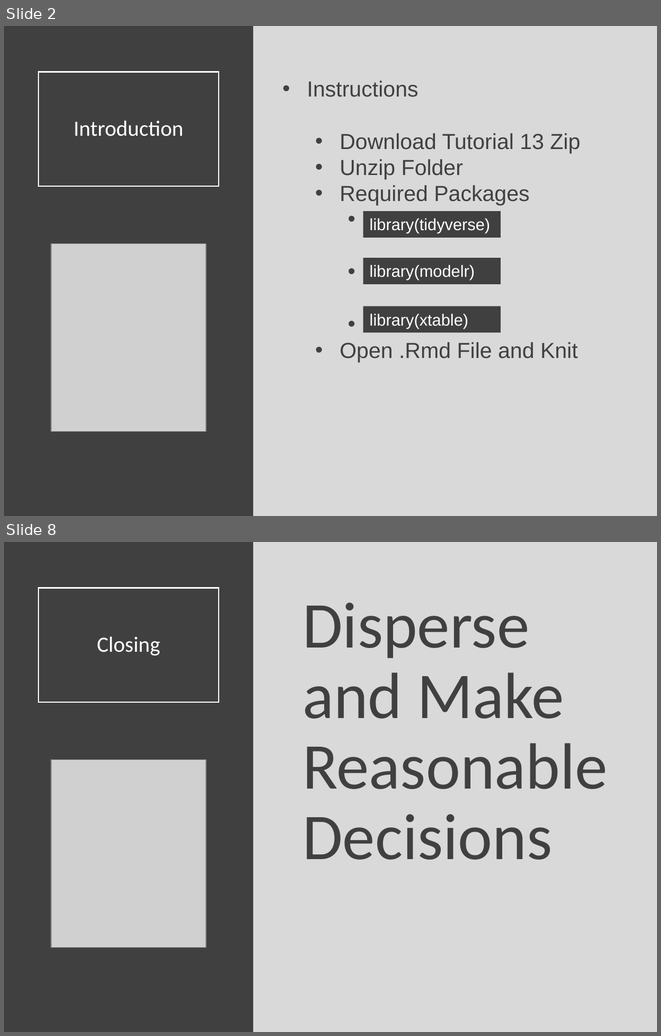
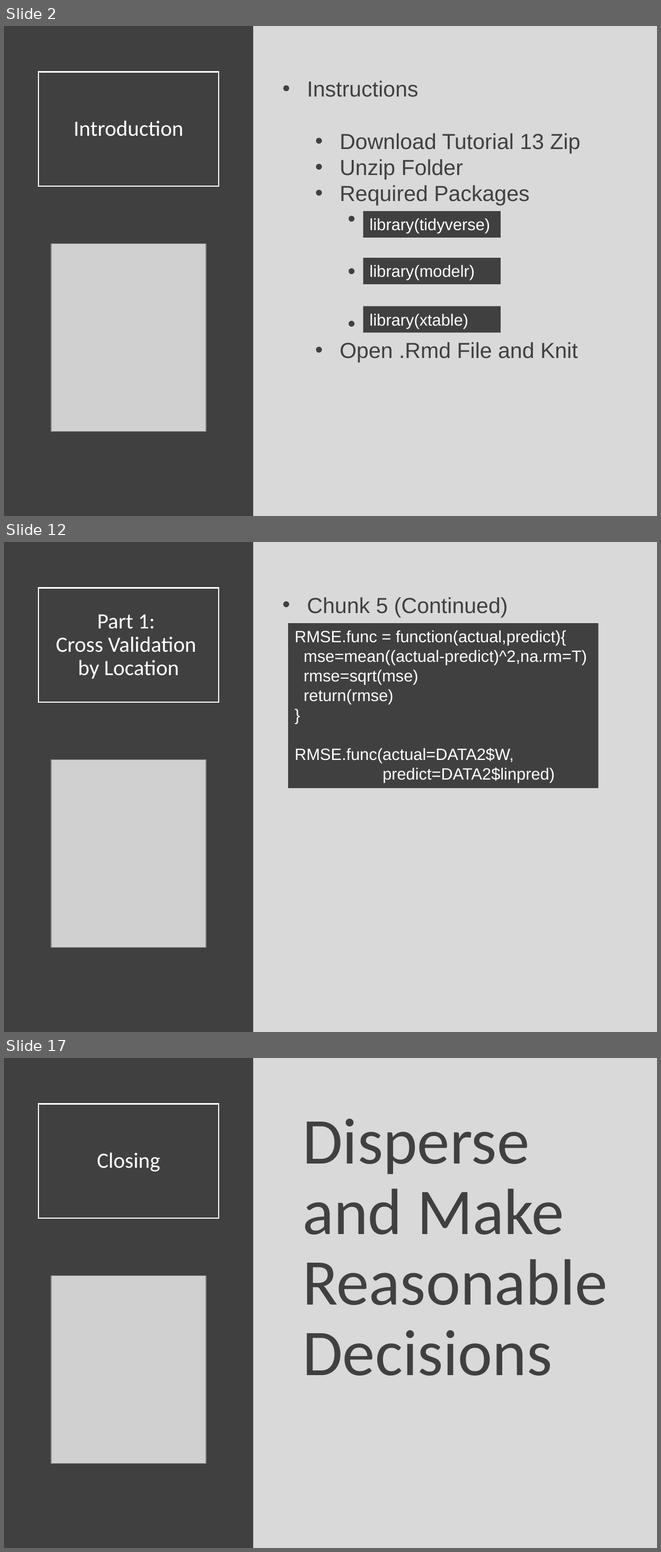
Before and after one commit to Yixf-Self/STOR320_WEBSITE, a slide deck: Lecture/Lecture 25/Lecture 25.pptx. Shown one above the other, each under a label of ours: slides 2 and 8 before the commit, slides 2, 12 and 17 after it; the slides between them are not shown. The pictures are 661x1036 and 661x1552 pixels, drawn with LibreOffice and Linux fonts; fonts in the diff are those of the drawing; grey boxes stand for pictures. Boxes give left, top, right and bottom in pixels: in the first picture for what was removed or moved away, otherwise in the second. Text is boxed around its words. In the diff, an @@ line names an element or a change of style, - is before the commit and + after.

```diff
--- a/Lecture/Lecture 25/Lecture 25.pptx
+++ b/Lecture/Lecture 25/Lecture 25.pptx
@@ slide 12 added at [4, 542, 657, 1032], background #D9D9D9 @@
@@ rectangle added at [4, 542, 254, 1032], fill #404040 @@
@@ title added at [38, 588, 219, 702], outline #FFFFFF 1.5 pt, 24 pt, text #FFFFFF @@
+Part 1:
+Cross Validation
+by Location
@@ text added at [307, 597, 508, 617], 24 pt, text #404040 @@
+• Chunk 5 (Continued)
@@ rectangle added at [288, 623, 598, 787], fill #404040, 18 pt, text #FFFFFF @@
+RMSE.func = function(actual,predict){
+mse=mean((actual-predict)^2,na.rm=T)
+rmse=sqrt(mse)
+return(rmse)
+}
+RMSE.func(actual=DATA2$W,
+predict=DATA2$linpred)
@@ picture added at [51, 759, 206, 947] @@
@@ what was slide 8 is now slide 17 @@
```
Also in this commit, not shown: 4 slides changed, 9 other slides added, 1 slide removed, 5 other files.
